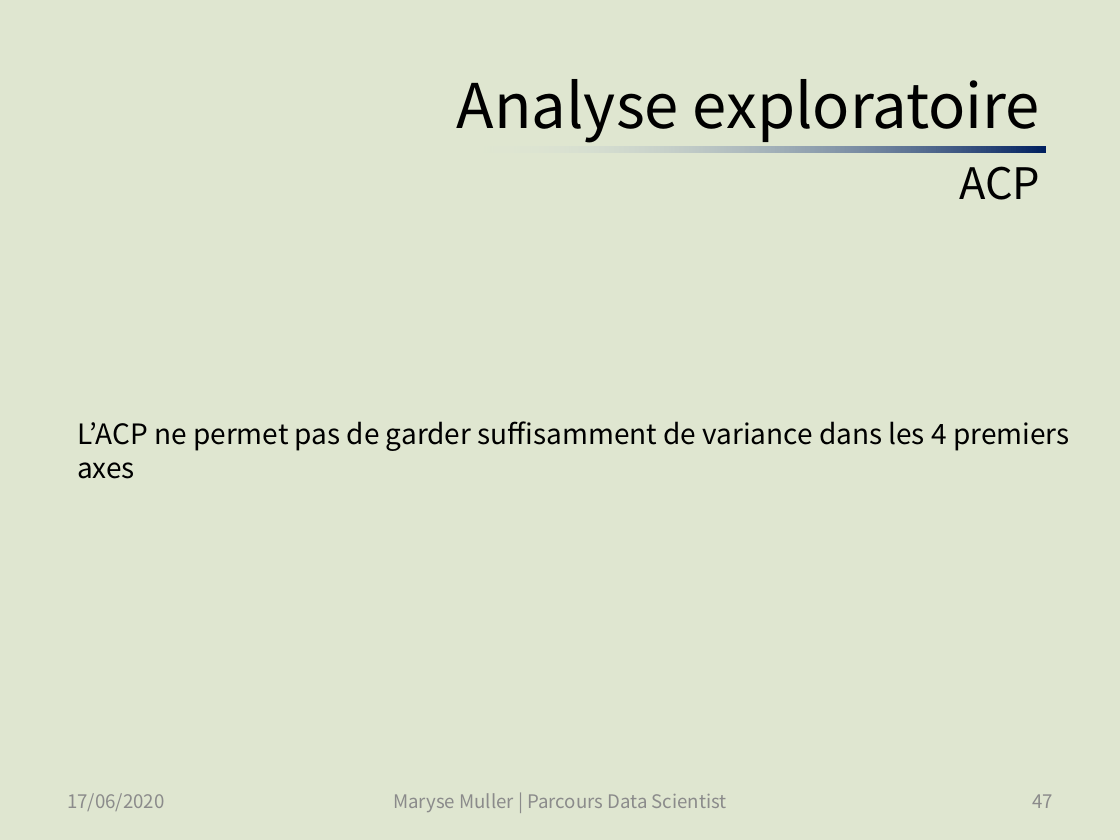
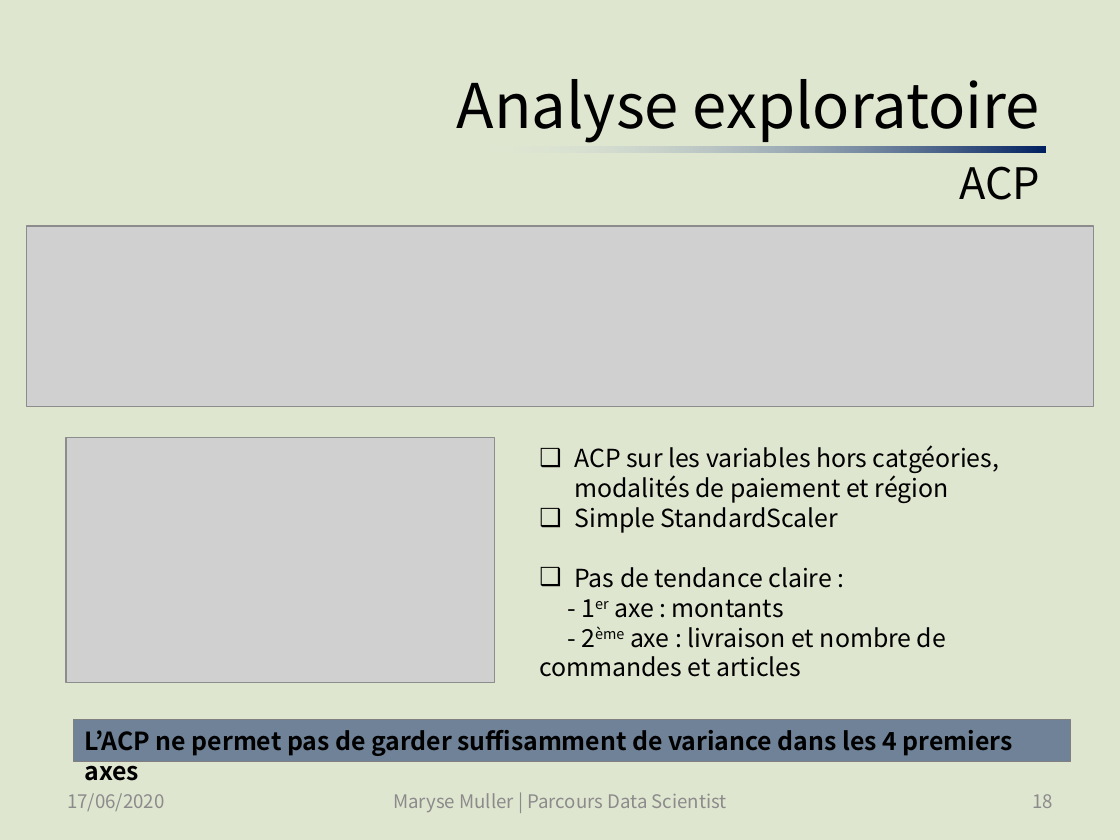
Before and after one commit to SmellyArmure/OC_DS_Project5, a slide deck: slide 18 of PRESENTATION/Projet5.pptx (slide 47 before the commit). Drawn at 1120x840 pixels with LibreOffice and Linux fonts; fonts in the diff are those of the drawing; grey boxes stand for pictures. Boxes give left, top, right and bottom in pixels: in the first picture for what was removed or moved away, otherwise in the second. Text is boxed around its words. In the diff, an @@ line names an element or a change of style, - is before the commit and + after.

Commit message:
P5_Cleaning_EDA_1 : remis la catégorie préférée et le mode de paiement préféré, exporté la base de donnée des produits des commandes également (pour analyse exploratoire dans la partie 2)  | P5_Cleaning_EDA_2 : ajouté des graphes à l'exploration pour la présentation | Présentation : ajouté et fini toute la partie Analyse exploratoire, corrigé qq slides existants.

```diff
--- a/PRESENTATION/Projet5.pptx
+++ b/PRESENTATION/Projet5.pptx
@@ picture added at box(27, 226, 1093, 407) @@
@@ picture added at box(66, 438, 494, 683) @@
@@ text added at box(539, 445, 999, 677), 16 pt, text #000000 @@
+❑ ACP sur les variables hors catgéories, modalités de paiement et région
+❑ Simple StandardScaler
+❑ Pas de tendance claire :
+- 1er axe : montants
+- 2ème axe : livraison et nombre de commandes et articles
@@ rectangle "L’ACP ne permet pas de ...": place and size @@
-rectangle "L’ACP ne permet pas de ..." at box(77, 421, 1069, 451)
+rectangle "L’ACP ne permet pas de ..." at box(74, 720, 1071, 762)
@@ rectangle "L’ACP ne permet pas de ..." at box(74, 720, 1071, 762): size 18 to 16 pt, bold on; fill none to #002060 at 50% opacity; outline none to #808080 0.5 pt @@
@@ page number at box(1032, 794, 1053, 808): text changed @@
-47
+18
```
Also in this commit, not shown: 15 other slides changed, 7 other files.
